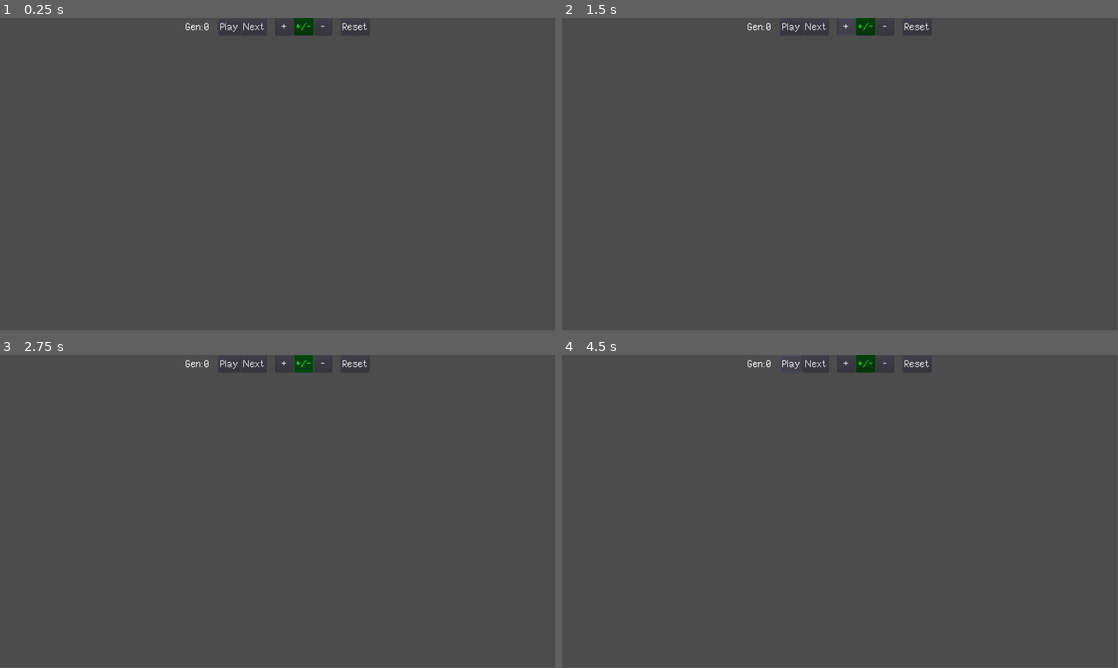
Above: before the commit, frames 1-4 (two rows, left to right).
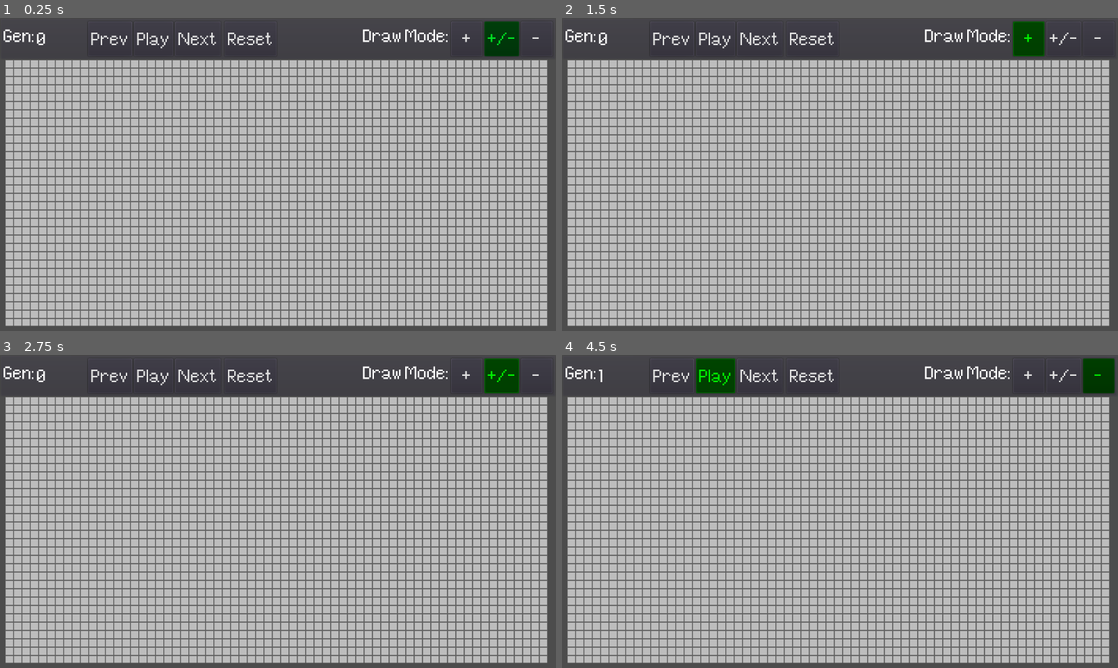
Above: after the commit, the same moments.

Repository: k11d/GameOfLife
Game: Godot game, scene res://scenes/Main.tscn
The game is run twice, just before and just after one commit, with the same random seed, the same clock (stepped at 60 frames per second) and the same inputs. Before the commit the project has no main scene; this scene is started directly in both runs.
Inputs (mouse positions are in pixels of both pictures, inside the frame that each line leads up to):
- Up to frame 1 (0.25 s): no input
- Up to frame 2 (1.5 s): click (673, 39) at 0.5 s, where only the run after the commit has a clickable "Prev"; click "+" at 1.25 s
- Up to frame 3 (2.75 s): click "+/-" at 2 s
- Up to frame 4 (4.5 s): click "Reset" at 2.75 s; click "-" at 3.5 s; click "Play" at 4.25 s
In our replay, the window is 799x449 before the commit and 800x450 after it. These sizes can differ from the game's own. Grey fills any space a smaller window leaves; there, only what the larger window draws over its background counts as a difference.

The runs differ from the first frame. In frame 1, 79% of the frame differs, in the area x 0-100%, y 0-99%; in frame 2, 79%; in frame 3, 79%; in frame 4, 80%.
Error before the commit: Parse Error: Can't preload resource at path: res://scenes/Cell.tscn (res://scripts/GameManager.gd:35)

Commit message:
repo update, repacked app.

Diff:
--- a/Project/project.godot
+++ b/Project/project.godot
@@ -14,6 +14,16 @@
 "language": "GDScript",
 "path": "res://scripts/Cell.gd"
 }, {
+"base": "HBoxContainer",
+"class": "DrawControls",
+"language": "GDScript",
+"path": "res://scripts/DrawControls.gd"
+}, {
+"base": "HBoxContainer",
+"class": "PlayControls",
+"language": "GDScript",
+"path": "res://scripts/PlayingControls.gd"
+}, {
 "base": "CanvasLayer",
 "class": "UI",
 "language": "GDScript",
@@ -21,14 +31,18 @@
 } ]
 _global_script_class_icons={
 "Cell": "",
+"DrawControls": "",
+"PlayControls": "",
 "UI": ""
 }
 
 [application]
 
 config/name="GameOfLife"
-run/main_scene="res://scenes/Game.tscn"
-config/icon="res://assets/icon.png"
+run/main_scene="res://scenes/Main.tscn"
+boot_splash/image="res://assets/splash.png"
+boot_splash/bg_color=Color( 0.52549, 0.52549, 0.52549, 1 )
+config/icon="res://assets/icon192.png"
 
 [autoload]
 
@@ -36,11 +50,7 @@
 
 [display]
 
-window/size/width=1920
-window/size/height=1080
-window/size/resizable=false
-window/size/borderless=true
-window/size/fullscreen=true
+window/size/width=1066
 window/handheld/orientation="portrait"
 window/stretch/aspect="keep"
 
--- a/Project/scenes/Cell.tscn
+++ b/Project/scenes/Cell.tscn
@@ -1,10 +1,11 @@
-[gd_scene load_steps=4 format=2]
+[gd_scene load_steps=5 format=2]
 
-[ext_resource path="res://assets/blank_cell_3.png" type="Texture" id=1]
+[ext_resource path="res://assets/blank_cell_16.png" type="Texture" id=1]
 [ext_resource path="res://scripts/Cell.gd" type="Script" id=2]
+[ext_resource path="res://assets/materials/CellShader.material" type="Material" id=3]
 
 [sub_resource type="RectangleShape2D" id=1]
-extents = Vector2( 24, 24 )
+extents = Vector2( 8, 8 )
 
 [node name="Cell" type="Area2D"]
 monitoring = false
@@ -13,10 +14,16 @@
 alive_color = Color( 0.262745, 0.941176, 0.639216, 1 )
 
 [node name="Sprite" type="Sprite" parent="."]
+material = ExtResource( 3 )
 texture = ExtResource( 1 )
 
 [node name="CollisionShape2D" type="CollisionShape2D" parent="."]
 shape = SubResource( 1 )
 
+[node name="VisibilityNotifier2D" type="VisibilityNotifier2D" parent="."]
+rect = Rect2( -8, -8, 16, 16 )
+
 [connection signal="input_event" from="." to="." method="_on_Area2D_input_event"]
 [connection signal="mouse_entered" from="." to="." method="_on_Cell_mouse_entered"]
+[connection signal="texture_changed" from="Sprite" to="." method="_on_Sprite_texture_changed"]
+[connection signal="screen_exited" from="VisibilityNotifier2D" to="." method="_on_VisibilityNotifier2D_screen_exited"]
--- a/Project/scenes/UI.tscn
+++ b/Project/scenes/UI.tscn
@@ -1,103 +1,134 @@
-[gd_scene load_steps=3 format=2]
+[gd_scene load_steps=5 format=2]
 
 [ext_resource path="res://scripts/UI.gd" type="Script" id=1]
 [ext_resource path="res://assets/ui.theme" type="Theme" id=2]
+[ext_resource path="res://scripts/PlayingControls.gd" type="Script" id=3]
+[ext_resource path="res://scripts/DrawControls.gd" type="Script" id=4]
 
 [node name="UI" type="CanvasLayer"]
 script = ExtResource( 1 )
 
-[node name="HBoxContainer" type="HBoxContainer" parent="."]
-anchor_left = 0.5
-anchor_right = 0.5
-margin_left = -318.0
-margin_right = 318.0
-margin_bottom = 50.0
+[node name="TopBar" type="PanelContainer" parent="."]
+self_modulate = Color( 1, 1, 1, 0.572549 )
+anchor_right = 1.0
+margin_bottom = 80.0
+mouse_filter = 2
+__meta__ = {
+"_edit_use_anchors_": false
+}
+
+[node name="HBoxContainer" type="HBoxContainer" parent="TopBar"]
+margin_left = 7.0
+margin_top = 7.0
+margin_right = 1059.0
+margin_bottom = 73.0
+mouse_filter = 2
 theme = ExtResource( 2 )
 __meta__ = {
 "_edit_use_anchors_": false
 }
 
-[node name="GenCounter" type="HBoxContainer" parent="HBoxContainer"]
-margin_right = 91.0
+[node name="GenCounter" type="HBoxContainer" parent="TopBar/HBoxContainer"]
+margin_right = 158.0
 margin_bottom = 66.0
+size_flags_horizontal = 3
 
-[node name="Label" type="Label" parent="HBoxContainer/GenCounter"]
-margin_top = 3.0
-margin_right = 67.0
-margin_bottom = 63.0
+[node name="Label" type="Label" parent="TopBar/HBoxContainer/GenCounter"]
+margin_right = 60.0
+margin_bottom = 66.0
+size_flags_vertical = 1
 text = "Gen:"
 
-[node name="Value" type="Label" parent="HBoxContainer/GenCounter"]
-margin_left = 71.0
-margin_top = 3.0
-margin_right = 91.0
-margin_bottom = 63.0
+[node name="Value" type="Label" parent="TopBar/HBoxContainer/GenCounter"]
+margin_left = 64.0
+margin_right = 158.0
+margin_bottom = 66.0
+size_flags_horizontal = 3
+size_flags_vertical = 1
 text = "0"
+valign = 1
 
-[node name="Separator" type="Label" parent="HBoxContainer"]
-margin_left = 95.0
-margin_top = 3.0
-margin_right = 106.0
-margin_bottom = 63.0
-size_flags_horizontal = 3
+[node name="PlayControls" type="HBoxContainer" parent="TopBar/HBoxContainer"]
+margin_left = 162.0
+margin_right = 523.0
+margin_bottom = 66.0
+script = ExtResource( 3 )
 
-[node name="ButtonPlay" type="Button" parent="HBoxContainer"]
-margin_left = 110.0
-margin_right = 192.0
+[node name="ButtonPrev" type="Button" parent="TopBar/HBoxContainer/PlayControls"]
+margin_right = 84.0
+margin_bottom = 66.0
+text = "Prev"
+
+[node name="ButtonPlay" type="Button" parent="TopBar/HBoxContainer/PlayControls"]
+margin_left = 88.0
+margin_right = 163.0
 margin_bottom = 66.0
 text = "Play"
 
-[node name="ButtonNext" type="Button" parent="HBoxContainer"]
-margin_left = 196.0
-margin_right = 291.0
+[node name="ButtonNext" type="Button" parent="TopBar/HBoxContainer/PlayControls"]
+margin_left = 167.0
+margin_right = 254.0
 margin_bottom = 66.0
 text = "Next"
 
-[node name="Separator2" type="Label" parent="HBoxContainer"]
-margin_left = 295.0
-margin_top = 3.0
-margin_right = 306.0
-margin_bottom = 63.0
+[node name="Separator3" type="Label" parent="TopBar/HBoxContainer/PlayControls"]
+margin_left = 258.0
+margin_right = 258.0
+margin_bottom = 66.0
 size_flags_horizontal = 3
+size_flags_vertical = 1
 
-[node name="Add" type="Button" parent="HBoxContainer"]
-margin_left = 310.0
-margin_right = 370.0
+[node name="ButtonReset" type="Button" parent="TopBar/HBoxContainer/PlayControls"]
+margin_left = 262.0
+margin_right = 361.0
+margin_bottom = 66.0
+text = "Reset"
+
+[node name="Separator2" type="Label" parent="TopBar/HBoxContainer"]
+margin_left = 527.0
+margin_right = 685.0
+margin_bottom = 66.0
+size_flags_horizontal = 3
+size_flags_vertical = 1
+
+[node name="DrawControls" type="HBoxContainer" parent="TopBar/HBoxContainer"]
+margin_left = 689.0
+margin_right = 1052.0
+margin_bottom = 66.0
+script = ExtResource( 4 )
+
+[node name="Label" type="Label" parent="TopBar/HBoxContainer/DrawControls"]
+margin_right = 165.0
+margin_bottom = 66.0
+size_flags_vertical = 1
+text = "Draw Mode:"
+
+[node name="Add" type="Button" parent="TopBar/HBoxContainer/DrawControls"]
+margin_left = 169.0
+margin_right = 229.0
 margin_bottom = 66.0
 rect_min_size = Vector2( 60, 0 )
 text = "+"
 
-[node name="Both" type="Button" parent="HBoxContainer"]
+[node name="Both" type="Button" parent="TopBar/HBoxContainer/DrawControls"]
 self_modulate = Color( 0, 1, 0.156863, 1 )
-margin_left = 374.0
-margin_right = 444.0
+margin_left = 233.0
+margin_right = 299.0
 margin_bottom = 66.0
 rect_min_size = Vector2( 60, 0 )
 text = "+/-"
 
-[node name="Remove" type="Button" parent="HBoxContainer"]
-margin_left = 448.0
-margin_right = 508.0
+[node name="Remove" type="Button" parent="TopBar/HBoxContainer/DrawControls"]
+margin_left = 303.0
+margin_right = 363.0
 margin_bottom = 66.0
 rect_min_size = Vector2( 60, 0 )
 text = "-"
 
-[node name="Separator3" type="Label" parent="HBoxContainer"]
-margin_left = 512.0
-margin_top = 3.0
-margin_right = 523.0
-margin_bottom = 63.0
-size_flags_horizontal = 3
-
-[node name="ButtonReset" type="Button" parent="HBoxContainer"]
-margin_left = 527.0
-margin_right = 635.0
-margin_bottom = 66.0
-text = "Reset"
-
-[connection signal="pressed" from="HBoxContainer/ButtonPlay" to="." method="_on_ButtonPlay_pressed"]
-[connection signal="pressed" from="HBoxContainer/ButtonNext" to="." method="_on_ButtonNext_pressed"]
-[connection signal="pressed" from="HBoxContainer/Add" to="." method="_on_Add_pressed"]
-[connection signal="pressed" from="HBoxContainer/Both" to="." method="_on_Both_pressed"]
-[connection signal="pressed" from="HBoxContainer/Remove" to="." method="_on_Remove_pressed"]
-[connection signal="pressed" from="HBoxContainer/ButtonReset" to="." method="_on_ButtonReset_pressed"]
+[connection signal="pressed" from="TopBar/HBoxContainer/PlayControls/ButtonPrev" to="TopBar/HBoxContainer/PlayControls" method="_on_ButtonPrev_pressed"]
+[connection signal="pressed" from="TopBar/HBoxContainer/PlayControls/ButtonPlay" to="TopBar/HBoxContainer/PlayControls" method="_on_ButtonPlay_pressed"]
+[connection signal="pressed" from="TopBar/HBoxContainer/PlayControls/ButtonNext" to="TopBar/HBoxContainer/PlayControls" method="_on_ButtonNext_pressed"]
+[connection signal="pressed" from="TopBar/HBoxContainer/PlayControls/ButtonReset" to="." method="_on_ButtonReset_pressed"]
+[connection signal="pressed" from="TopBar/HBoxContainer/DrawControls/Add" to="." method="_on_Add_pressed"]
+[connection signal="pressed" from="TopBar/HBoxContainer/DrawControls/Both" to="." method="_on_Both_pressed"]
+[connection signal="pressed" from="TopBar/HBoxContainer/DrawControls/Remove" to="." method="_on_Remove_pressed"]
Binary file changed: Project/releases/html/favicon.png
Binary file changed: Project/releases/html/index.png
Not shown, changed: Project/releases/android/GameOfLife.apk
Not shown, changed: Project/releases/android/GameOfLife.apk.idsig
Not shown, changed: Project/releases/html/index.html
Not shown, changed: Project/releases/html/index.pck
Not shown, changed: Project/releases/linux/GameOfLife.x86_64
Not shown, changed: Project/releases/windows/GameOfLife.exe
